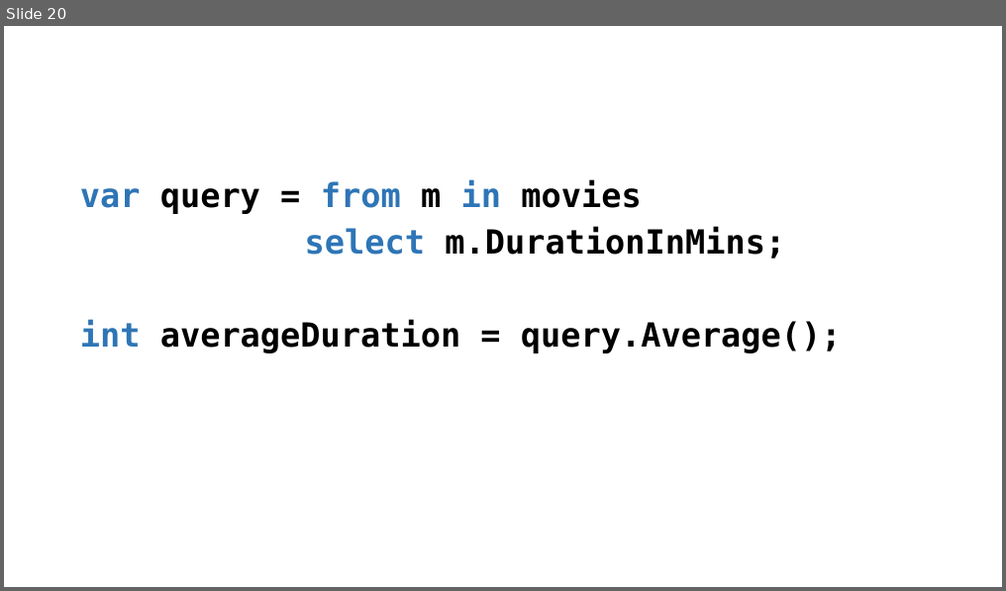
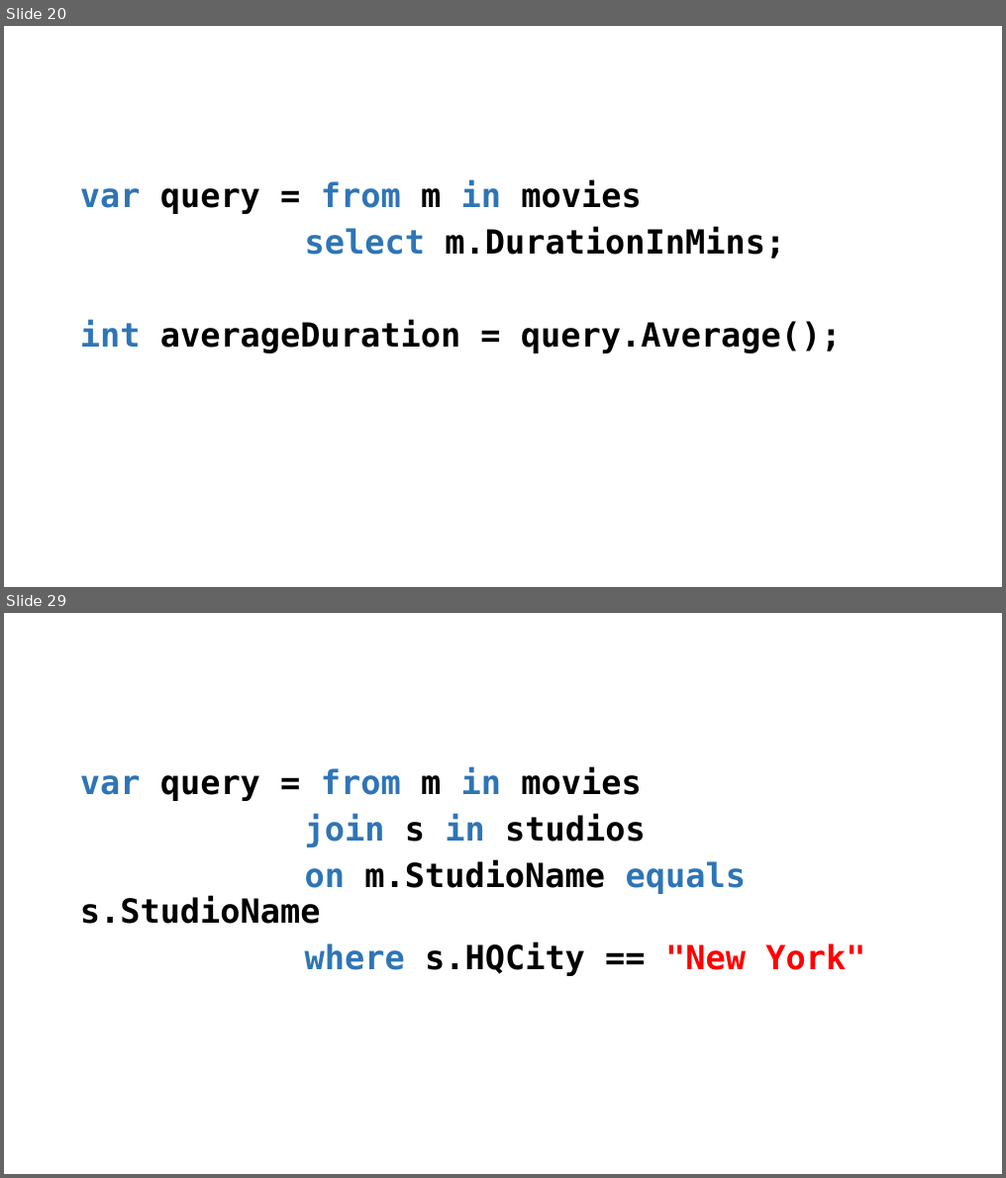
Before and after one commit to perl-easj/Teaching-materials, a slide deck: CSharpProgramming/Presentations/LINQ.pptx. Shown one above the other, each under a label of ours: slide 20 before the commit, slides 20 and 29 after it; the slides between them are not shown. The pictures are 1006x591 and 1006x1178 pixels, drawn with LibreOffice and Linux fonts; fonts in the diff are those of the drawing. Boxes give left, top, right and bottom in pixels: in the first picture for what was removed or moved away, otherwise in the second. Text is boxed around its words. In the diff, an @@ line names an element or a change of style, - is before the commit and + after.

```diff
--- a/CSharpProgramming/Presentations/LINQ.pptx
+++ b/CSharpProgramming/Presentations/LINQ.pptx
@@ slide 29 added at (x1=4, y1=613, x2=1002, y2=1174), background #FFFFFF @@
@@ text added at (x1=80, y1=767, x2=865, y2=976), 32 pt, text #000000, bold @@
+var query = from m in movies
+join s in studios
+on m.StudioName equals s.StudioName
+where s.HQCity == "New York"
```
Also in this commit, not shown: 1 slide changed, 9 other slides added, 1 other file.
